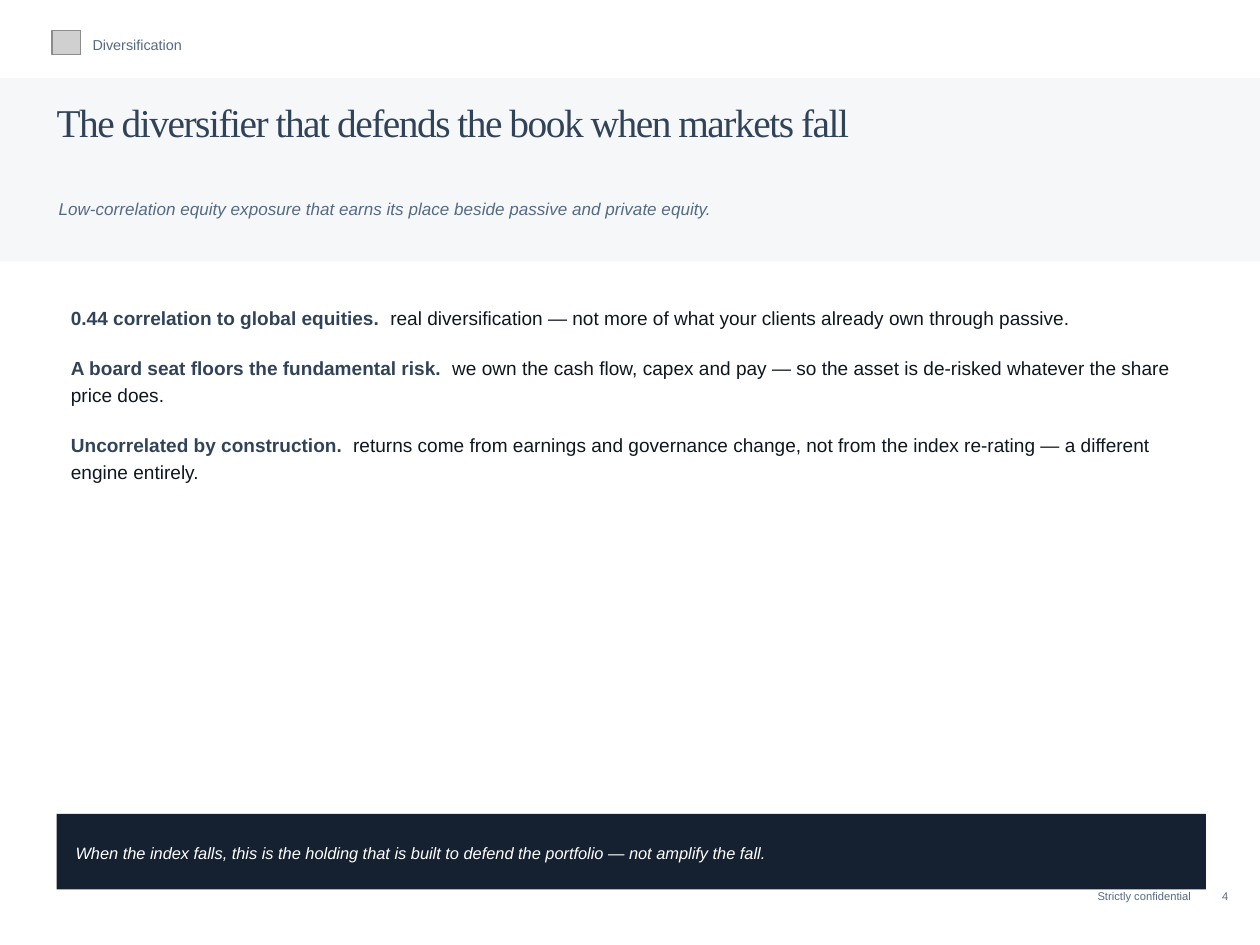
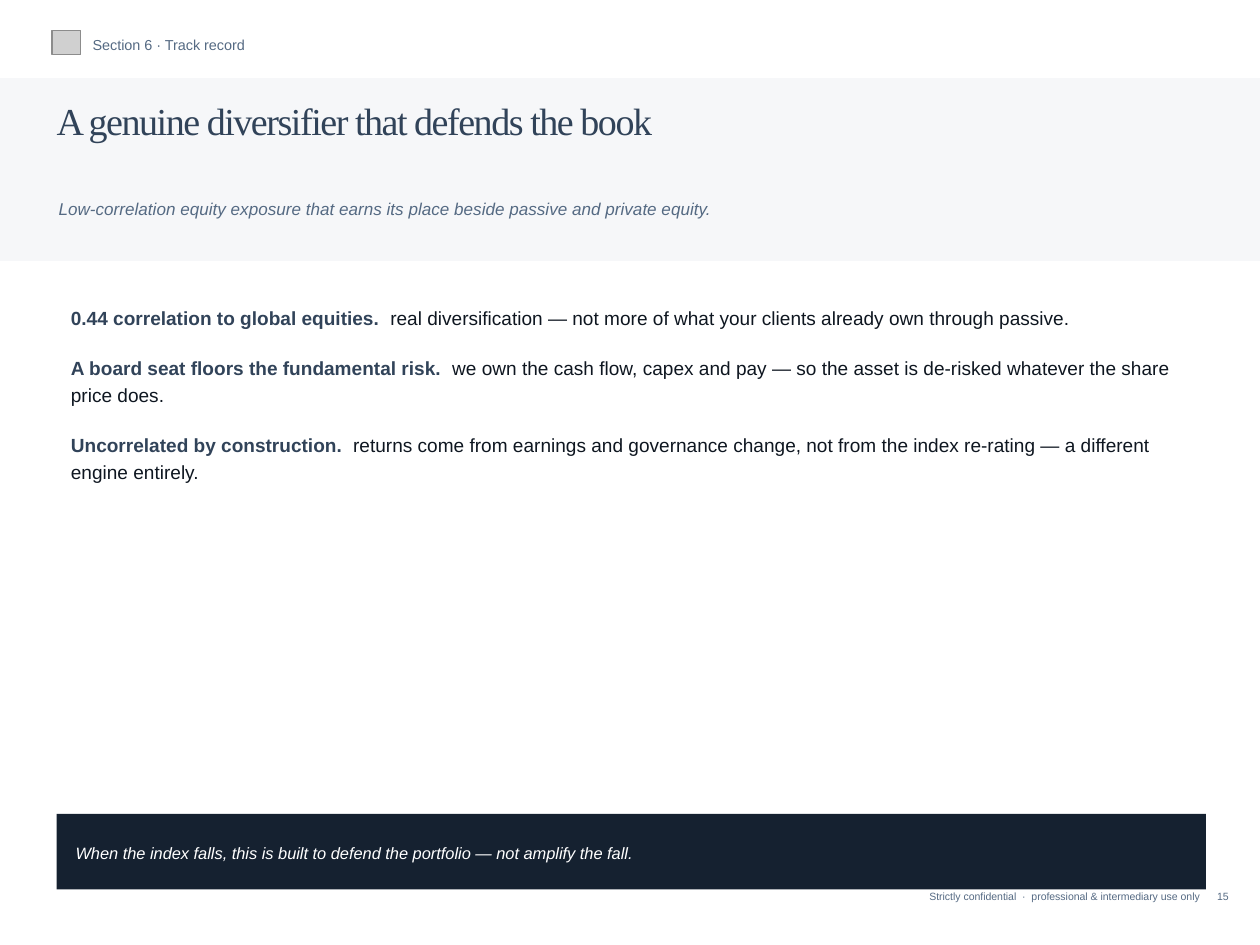
Before and after one commit to charette-lab/Claude, a slide deck: slide 16 of Athanase_Investment_Trust_Pitch.pptx (slide 5 before the commit). Drawn at 1260x945 pixels with LibreOffice and Linux fonts; fonts in the diff are those of the drawing; grey boxes stand for pictures. Boxes give left, top, right and bottom in pixels: in the first picture for what was removed or moved away, otherwise in the second. Text is boxed around its words. In the diff, an @@ line names an element or a change of style, - is before the commit and + after.

```diff
--- a/Athanase_Investment_Trust_Pitch.pptx
+++ b/Athanase_Investment_Trust_Pitch.pptx
@@ text at (93,39,245,50): text changed @@
-Diversification
+Section 6 · Track record
@@ text at (57,108,652,143): text changed; size 24 to 23.2 pt @@
-The diversifier that defends the book when markets fall
+A genuine diversifier that defends the book
@@ text at (76,847,632,862): text changed @@
-When the index falls, this is the holding that is built to defend the portfolio — not amplify the fall.
+When the index falls, this is built to defend the portfolio — not amplify the fall.
@@ text at (929,892,1229,902): text changed; size 6.8 to 6.4 pt @@
-Strictly confidential 4
+Strictly confidential · professional & intermediary use only 15
```
Also in this commit, not shown: 8 other slides changed, 10 slides added, 1 other file.
